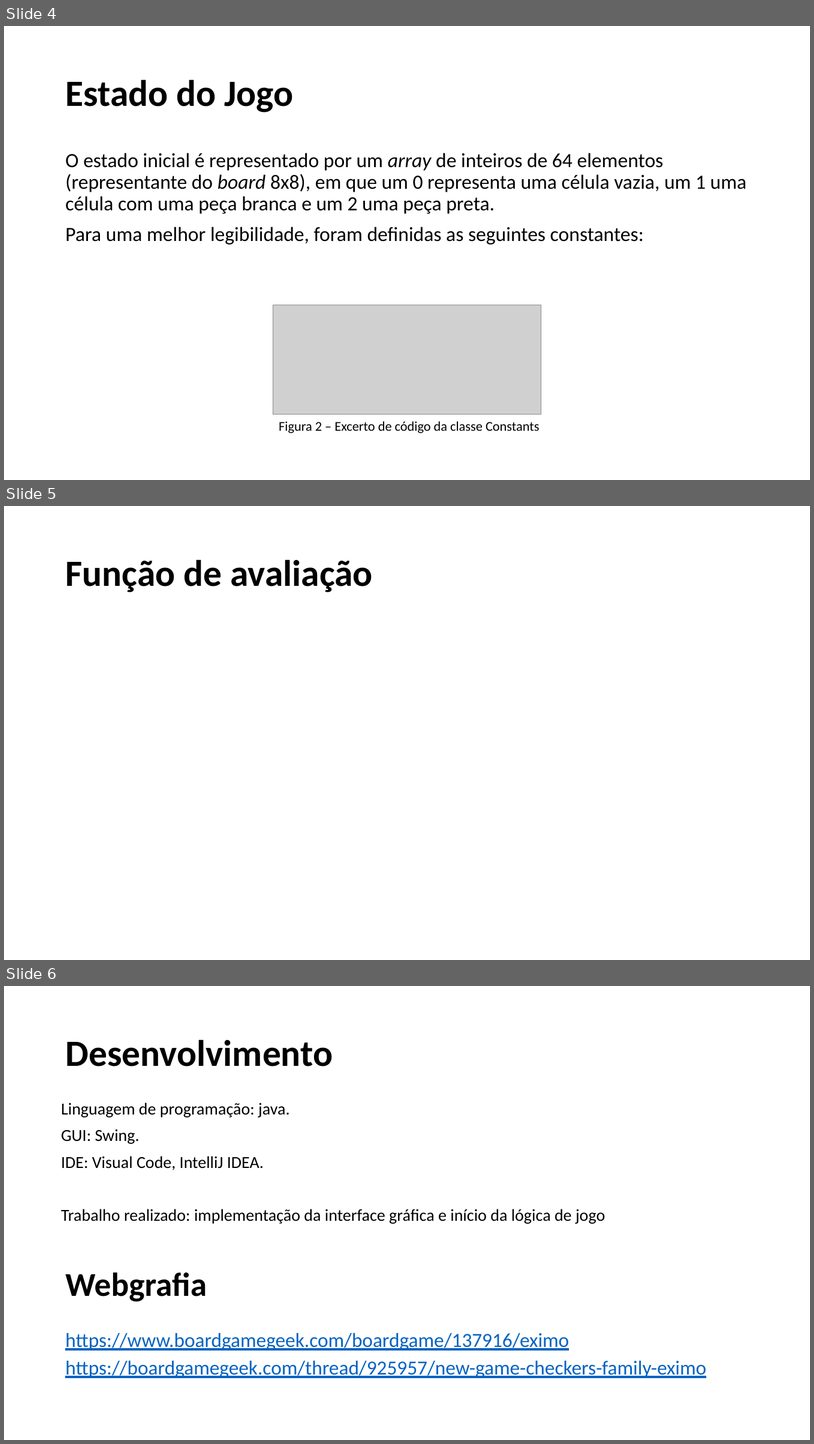
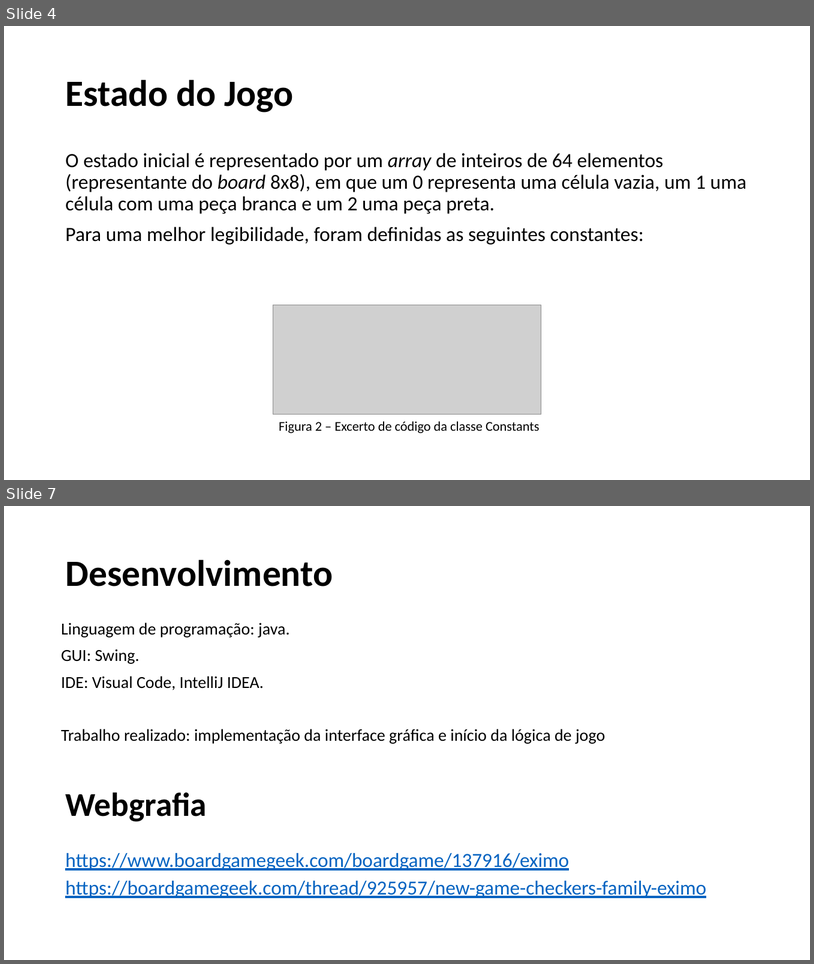
Before and after one commit to SergioDias47/Eximo, a slide deck: docs/IART-Eximo.pptx. Shown one above the other, each under a label of ours: slides 4, 5 and 6 before the commit, slides 4 and 7 after it; the slides between them are not shown. The pictures are 814x1444 and 814x964 pixels, drawn with LibreOffice and Linux fonts; fonts in the diff are those of the drawing; grey boxes stand for pictures. Boxes give left, top, right and bottom in pixels: in the first picture for what was removed or moved away, otherwise in the second. Text is boxed around its words. In the diff, an @@ line names an element or a change of style, - is before the commit and + after.

```diff
--- a/docs/IART-Eximo.pptx
+++ b/docs/IART-Eximo.pptx
@@ slide 5 removed at (4, 506, 810, 960), background #FFFFFF @@
@@ title removed at (65, 559, 373, 592) @@
-Função de avaliação
@@ what was slide 6 is now slide 7 @@
```
Also in this commit, not shown: 2 slides added.
